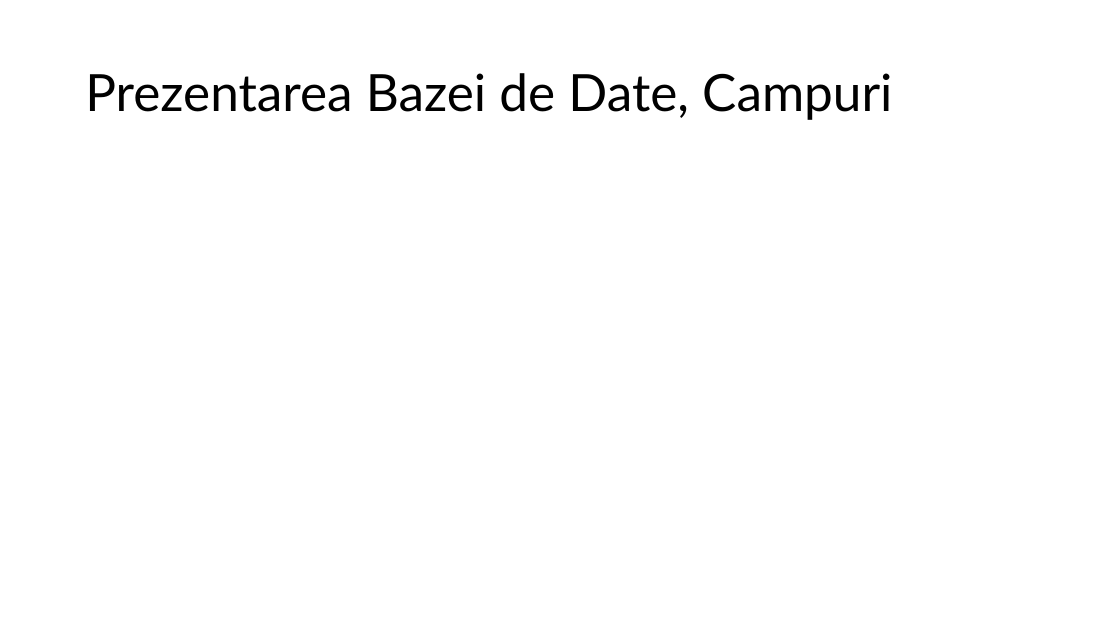
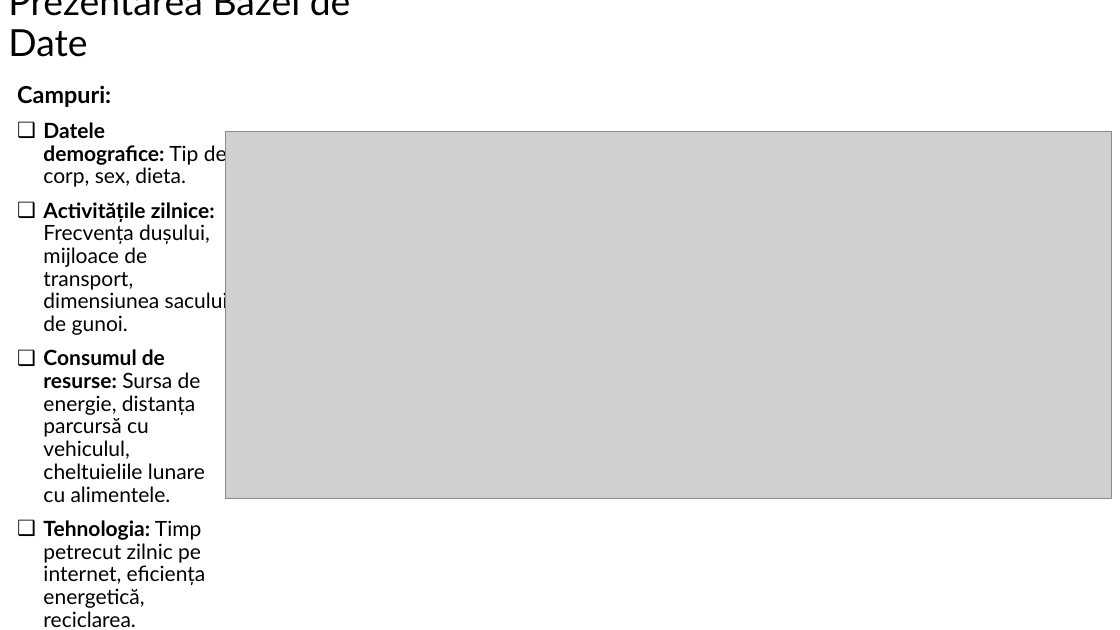
Before and after one commit to BalogDavid/ProiectAnalizaDate, a slide deck: slide 3 of Prezentare Analiza Datelor-Balog David Alexandru.pptx. Drawn at 1120x630 pixels with LibreOffice and Linux fonts; fonts in the diff are those of the drawing; grey boxes stand for pictures. Boxes give left, top, right and bottom in pixels: in the first picture for what was removed or moved away, otherwise in the second. Text is boxed around its words. In the diff, an @@ line names an element or a change of style, - is before the commit and + after.

```diff
--- a/Prezentare Analiza Datelor-Balog David Alexandru.pptx
+++ b/Prezentare Analiza Datelor-Balog David Alexandru.pptx
@@ title "Prezentarea Bazei de Date" at [8,0,351,57]: vertical alignment middle to bottom @@
@@ title at [8,0,351,57]: text changed; size 44 to 32 pt @@
-Prezentarea Bazei de Date, Campuri
+Prezentarea Bazei de Date
@@ text added at [17,85,228,627], 18 pt, text #000000 @@
+Campuri:
+❑ Datele demografice: Tip de corp, sex, dieta.
+❑ Activitățile zilnice: Frecvența dușului, mijloace de transport, dimensiunea sacului de gunoi.
+❑ Consumul de resurse: Sursa de energie, distanța parcursă cu vehiculul, cheltuielile lunare cu alimentele.
+❑ Tehnologia: Timp petrecut zilnic pe internet, eficiența energetică, reciclarea.
@@ picture added at [225,131,1111,499] @@
```
Also in this commit, not shown: 1 other slide changed, 3 slides added, 3 slides removed, 1 other file.
